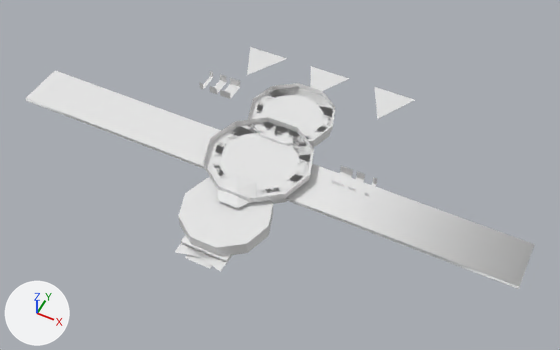
The OBJ model GameData/Meshes/Designs/korath/korath_miner_mk3_46.obj: old version first, new version second.
Both versions are drawn from a 50 mm lens placed at (3.85, -7.03, 8.9), pointed at (0.37, -0.07, 0.2). Lighting does not change. The marker at lower left points along +X, +Y and +Z. The picture after the commit comes second. Where no turn or scale is listed for an object, it has been applied to the vertices. Vertices at exactly the same position are counted once.

The older version as bpy lines, for what is in view:
```python
me_korath_miner_mk3_46 = bpy.data.meshes.new('korath_miner_mk3_46')
me_korath_miner_mk3_46.from_pydata(...)  # 398 vertices, 440 faces; spans x -4.12..4.12, y -1.9..2.62, z -0.01..0.39
ob_korath_miner_mk3_46 = bpy.data.objects.new('korath_miner_mk3_46', me_korath_miner_mk3_46)
ob_korath_miner_mk3_46.location = (0.0, 0.0, 0.0)
```
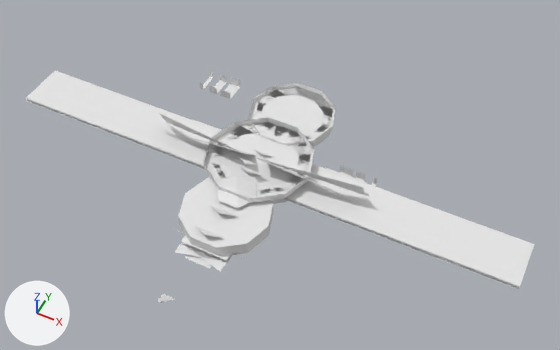
Pixel boxes (x1, y1, x2, y2) of what changed, in the pictures (560 x 350 px):
'korath_miner_mk3_46', reshaped
    before: (26, 47, 535, 289)
    after: (26, 70, 535, 303)
part 1 of me_korath_miner_mk3_46, deleted
    before: (247, 47, 287, 75)
part 2 of me_korath_miner_mk3_46, deleted
    before: (310, 66, 349, 91)
part 3 of me_korath_miner_mk3_46, deleted
    before: (374, 87, 414, 119)
part 4 of me_korath_miner_mk3_46, reshaped
    before: (26, 70, 519, 289)
    after: (26, 70, 367, 303)

The change, as a list of edits to the scene's bpy script:
```text
Change me_korath_miner_mk3_46:
    used by ob_korath_miner_mk3_46; location = (0.0, 0.0, 0.0)
    remove me_korath_miner_mk3_46.from_pydata(...)  # 398 vertices, 440 faces; spans x -4.12..4.12, y -1.9..2.62, z -0.01..0.39
    add me_korath_miner_mk3_46.from_pydata(...)  # 373 vertices, 323 faces; spans x -4.12..4.12, y -2.85..1.78, z -0.01..0.64
    me_korath_miner_mk3_46 part 1: the loose piece of 3 vertices spanning x -1.57..-0.83, y 1.8..2.62, z 0.0..0.1 is deleted
    me_korath_miner_mk3_46 part 2: the loose piece of 3 vertices spanning x -0.37..0.37, y 1.8..2.62, z 0.0..0.1 is deleted
    me_korath_miner_mk3_46 part 3: the loose piece of 3 vertices spanning x 0.83..1.57, y 1.8..2.62, z 0.0..0.1 is deleted
    me_korath_miner_mk3_46 part 4
    64 vertices are removed from x -3.1..3.1, y -0.45..1.45, z 0.14..0.27
    132 faces are deleted
    59 vertices are added at x -1.7..1.7, y -2.85..1.37, z 0.0..0.64
    5 new vertices lie (0.48, 0.0, 0.0) away from vertices in x -0.24, y -1.53..0.17, z 0.28
    30 new faces join them
    other edits to the shape of me_korath_miner_mk3_46 do not show in these pictures
```
